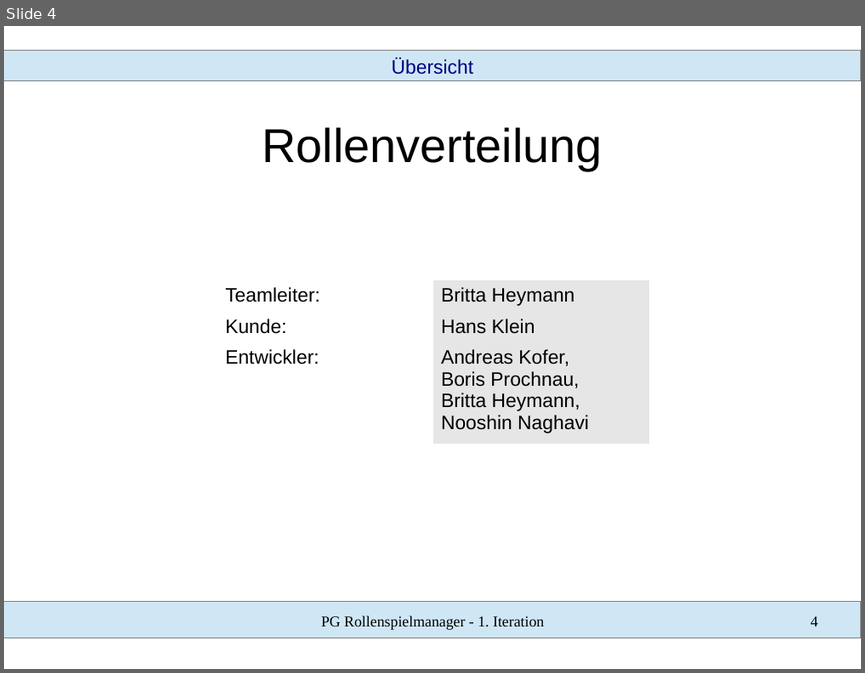
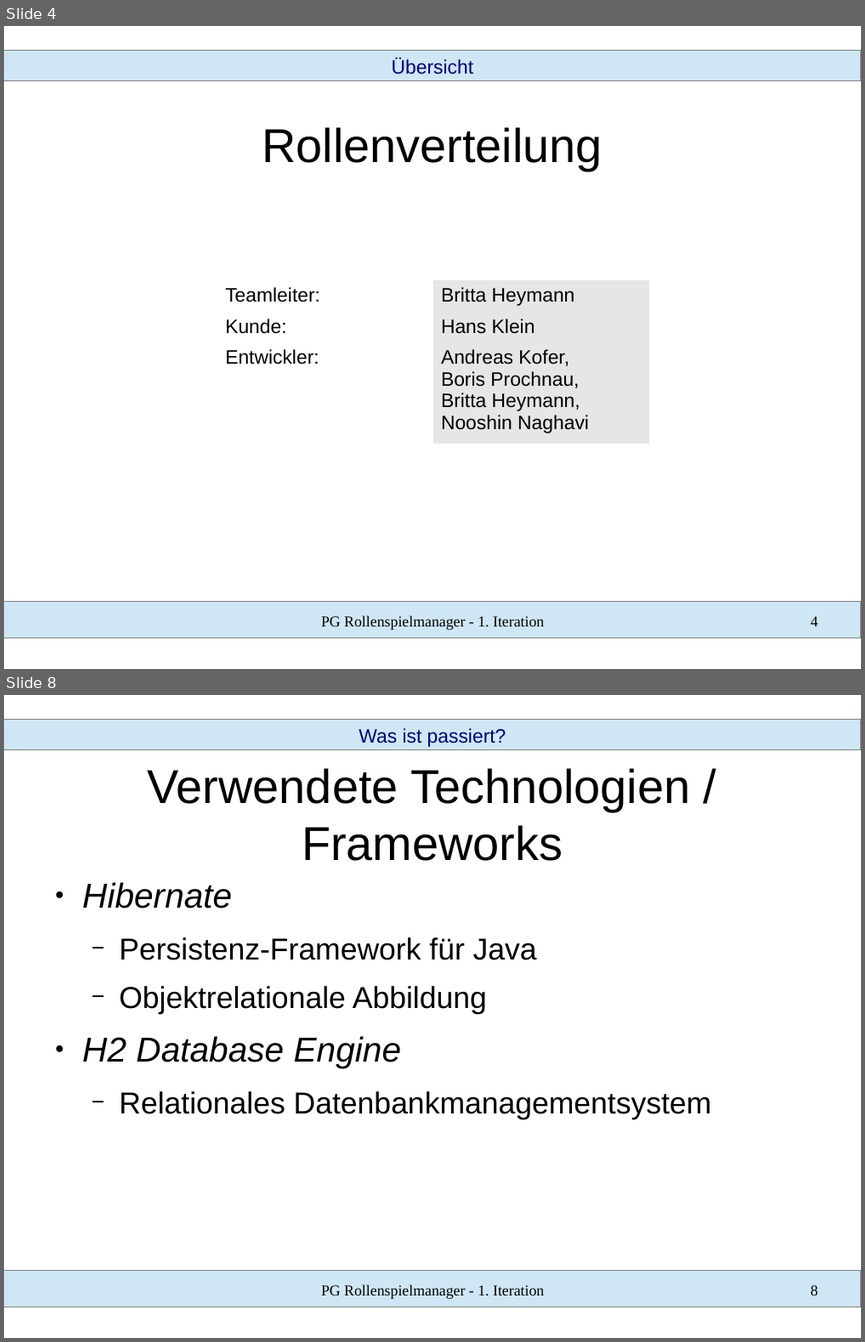
Before and after one commit to SWT-Projektgruppe-2015/Rollenspielmanager, a slide deck: Dokumente/01 Iteration/vortrag.odp. Shown one above the other, each under a label of ours: slide 4 before the commit, slides 4 and 8 after it; the slides between them are not shown. The pictures are 865x673 and 865x1342 pixels, drawn with LibreOffice and Linux fonts; fonts in the diff are those of the drawing. Boxes give left, top, right and bottom in pixels: in the first picture for what was removed or moved away, otherwise in the second. Text is boxed around its words. In the diff, an @@ line names an element or a change of style, - is before the commit and + after.

Commit message:
verwendete Technologien

```diff
--- a/Dokumente/01 Iteration/vortrag.odp
+++ b/Dokumente/01 Iteration/vortrag.odp
@@ slide 8 added at [4, 695, 861, 1338], background #FFFFFF; not listed: 2 template elements that a slide beside it also shows @@
@@ text added at [358, 728, 506, 747], 18 pt, text #000080 @@
+Was ist passiert?
@@ title added at [148, 768, 690, 861], 44 pt, text #000000 @@
+Verwendete Technologien / Frameworks
@@ text added at [82, 882, 712, 1120], 28 pt, text #000000 @@
+● Hibernate
+  − Persistenz-Framework für Java
+  − Objektrelationale Abbildung
+● H2 Database Engine
+  − Relationales Datenbankmanagementsystem
@@ text added at [321, 1284, 544, 1299], 14 pt, text #000000 @@
+PG Rollenspielmanager - 1. Iteration
@@ page number added at [811, 1285, 818, 1295], 14 pt, text #000000 @@
+8
```
Also in this commit, not shown: 1 slide changed, 3 other slides added.
